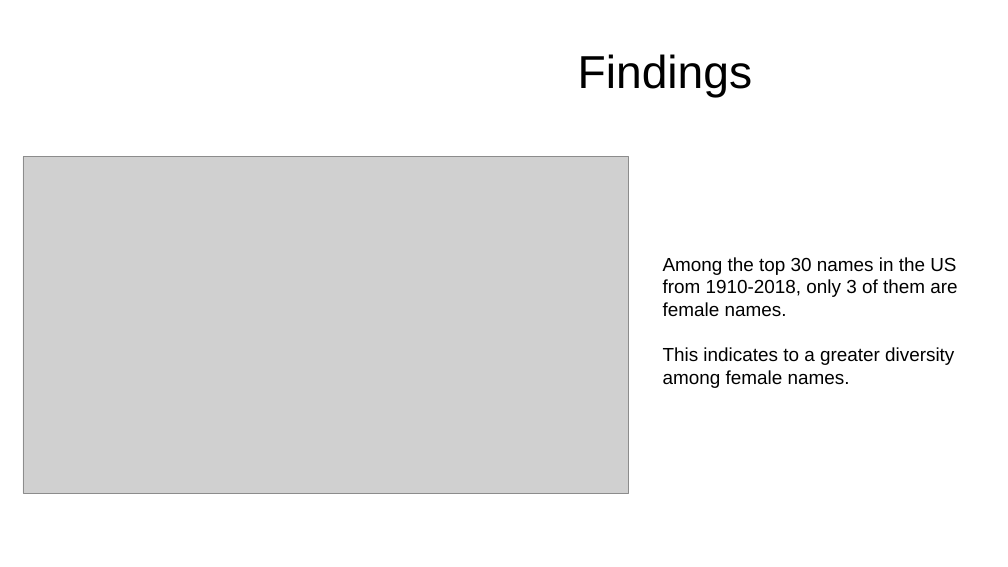
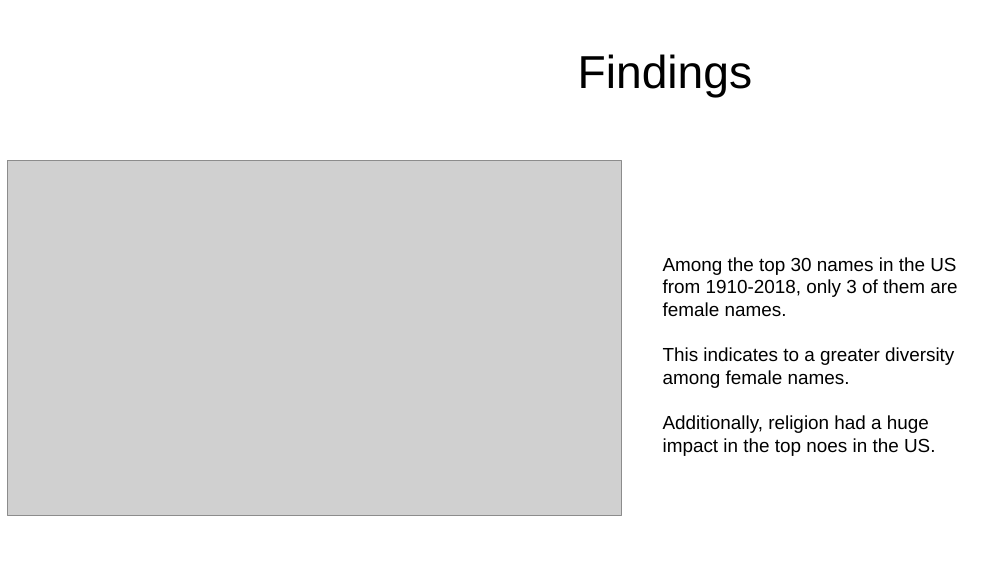
Before and after one commit to GizemYP/columbia_group_project, a slide deck: slide 10 of Presentation_What drives parent’s decisions when choosing a name.pptx (slide 11 before the commit). Drawn at 1008x567 pixels with LibreOffice and Linux fonts; fonts in the diff are those of the drawing; grey boxes stand for pictures; background and template pictures are left out. Boxes give left, top, right and bottom in pixels: in the first picture for what was removed or moved away, otherwise in the second. Text is boxed around its words. In the diff, an @@ line names an element or a change of style, - is before the commit and + after.

```diff
--- a/Presentation_What drives parent’s decisions when choosing a name.pptx
+++ b/Presentation_What drives parent’s decisions when choosing a name.pptx
@@ picture: place and size @@
-picture at (23,157,628,493)
+picture at (8,161,622,516)
@@ text at (663,415,935,456): paragraph added @@
+Additionally, religion had a huge impact in the top noes in the US.
```
Also in this commit, not shown: 2 other files.
